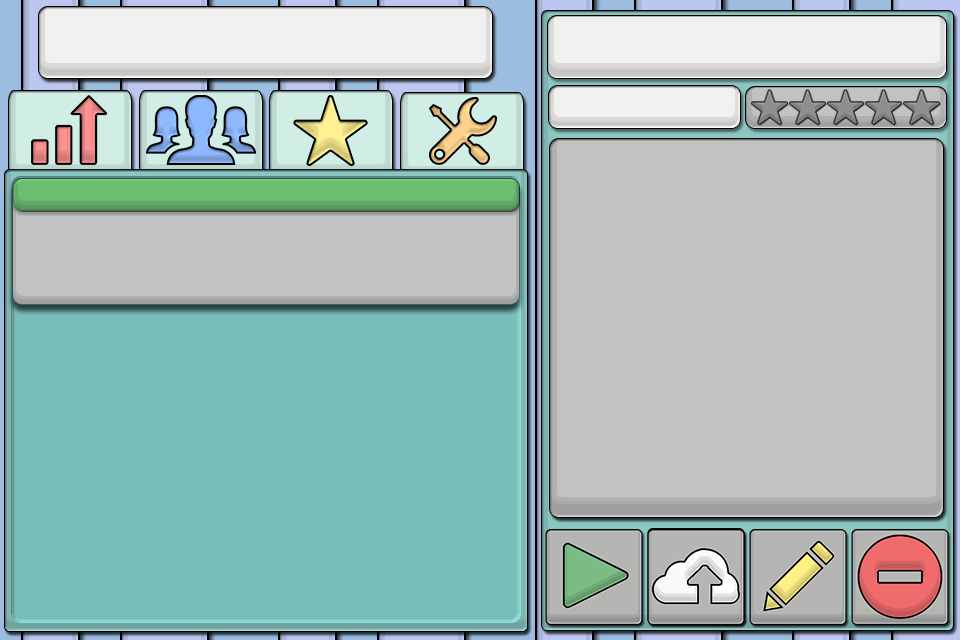
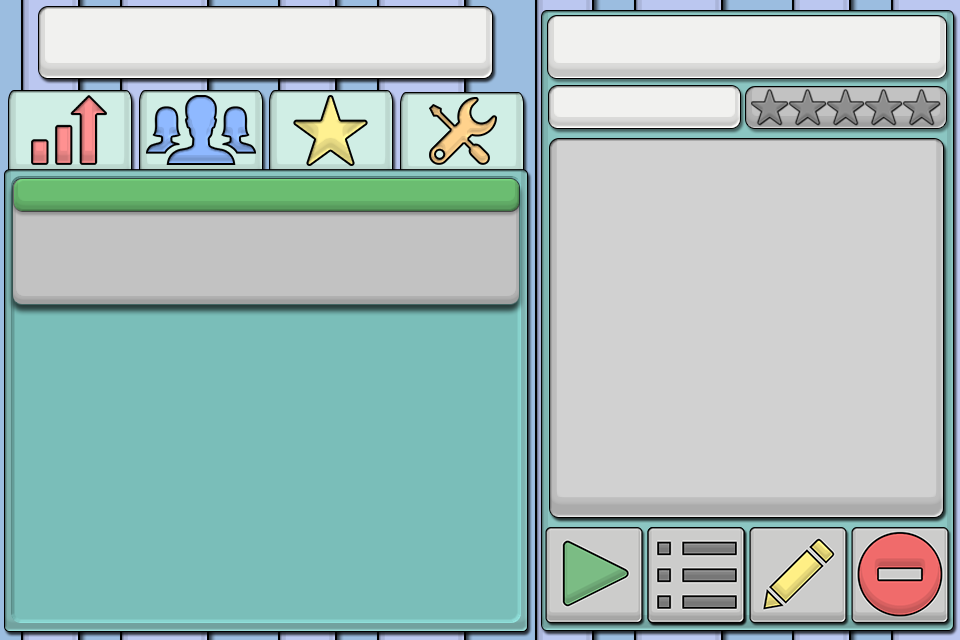
The second 960 x 640 image is a revision of the first. Changes to its layers:
moved "Delete" above "Edit", painted on it over [851, 527, 952, 629]
moved "Edit" above "Highscores", painted on it over [749, 527, 850, 629]
moved "Highscores" above "Upload", painted on it over [647, 527, 748, 628]
painted on "Upload" over [647, 527, 748, 629]
painted on "Play" over [545, 527, 646, 629]
